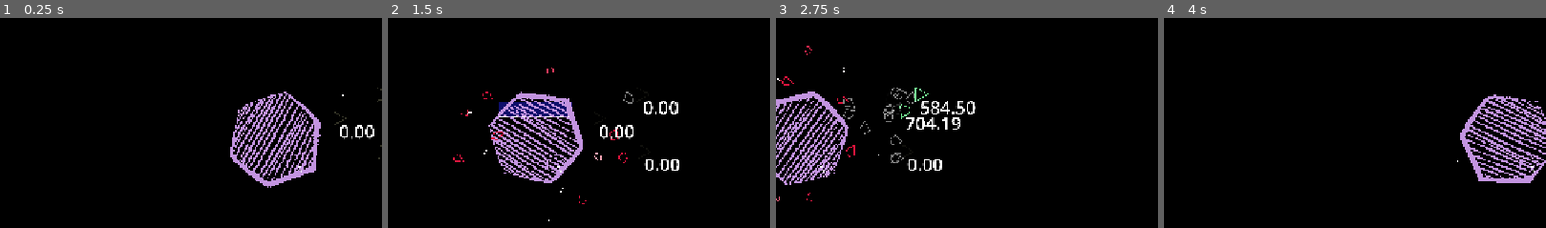
Above: before the commit, frames 1-4 (left to right).
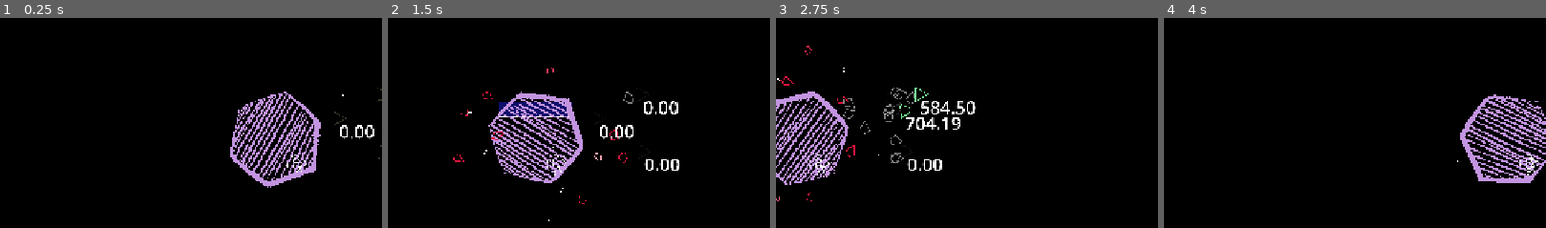
Above: after the commit, the same moments.

Repository: ledtylenol/controller_chaos
Game: Godot game, scene res://global/world.tscn
Two runs of this game, one before a commit and one after it. Both use one fixed random seed, a clock stepped at 60 frames per second and the inputs below.
Inputs (mouse positions are % of the whole screen's width and height, from its top left):
- Up to frame 1 (0.25 s): no input
- Up to frame 2 (1.5 s): tap Enter at 0.5 s; move the mouse to (72, 44) at 0.52 s; hold D (right) 0.53-1.25 s; right-click (72, 44) at 0.6 s; click (72, 44) at 0.67 s; drag from (30, 54) to (59, 44) at 1.27 s
- Up to frame 3 (2.75 s): move the mouse to (60, 27) at 2.02 s; hold D (right) from 2.03 s (still down); tap Mouse wheel up (zoom_in) at 2.1 s
- Up to frame 4 (4 s): release D (right) at 2.75 s; drag from (45, 69) to (60, 27) at 2.77 s; move the mouse to (80, 64) at 3.52 s; hold A (left) from 3.53 s (still down); tap R at 3.6 s
The pictures show only the part of the screen within x 16-66%, y 31-81%; the shares and areas given below are measured in that part.

The runs differ from the first frame. In frame 1, less than 0.1% of the frame differs, in the area x 75-81%, y 61-74%; in frame 2, less than 0.1%; in frame 3, less than 0.1%; in frame 4, less than 0.1%, in the area x 93-98%, y 65-75%.

Commit message:
Added the pentagon sprites

Diff:
--- a/entities/pentagon/pentagon.tscn
+++ b/entities/pentagon/pentagon.tscn
@@ -1,7 +1,12 @@
-[gd_scene load_steps=4 format=3 uid="uid://df8p784rq71f"]
+[gd_scene load_steps=9 format=3 uid="uid://df8p784rq71f"]
 
 [ext_resource type="Script" uid="uid://bigcesetvp1rw" path="res://entities/pentagon/pentagon.gd" id="1_8wh1s"]
 [ext_resource type="Texture2D" uid="uid://2581qjdt83hn" path="res://entities/pentagon/pentagon.png" id="2_ixoeo"]
+[ext_resource type="Texture2D" uid="uid://e8xu8afj28eq" path="res://entities/pentagon/p_body.png" id="3_mlgr3"]
+[ext_resource type="Script" uid="uid://cadmaxbp5r1sa" path="res://animated_sprite.gd" id="4_1r48h"]
+[ext_resource type="Texture2D" uid="uid://25ovoy0yofg1" path="res://entities/pentagon/p_face2.png" id="4_gsxhc"]
+[ext_resource type="Texture2D" uid="uid://com3pjwwrlpag" path="res://entities/pentagon/p_whisker2.png" id="6_47vyl"]
+[ext_resource type="Texture2D" uid="uid://do8jps085d8d8" path="res://entities/pentagon/p_ear.png" id="7_caqaw"]
 
 [sub_resource type="LabelSettings" id="LabelSettings_ixoeo"]
 font_size = 50
@@ -26,3 +31,41 @@
 offset_right = 40.0
 offset_bottom = 23.0
 label_settings = SubResource("LabelSettings_ixoeo")
+
+[node name="newsprite" type="Sprite2D" parent="."]
+texture = ExtResource("3_mlgr3")
+
+[node name="Face" type="Sprite2D" parent="newsprite" node_paths=PackedStringArray("rest_position")]
+texture = ExtResource("4_gsxhc")
+hframes = 5
+script = ExtResource("4_1r48h")
+rest_position = NodePath("../FaceRestPosition")
+metadata/_custom_type_script = "uid://cadmaxbp5r1sa"
+
+[node name="Whisker" type="Sprite2D" parent="newsprite" node_paths=PackedStringArray("rest_position")]
+texture = ExtResource("6_47vyl")
+script = ExtResource("4_1r48h")
+rest_position = NodePath("../WhiskerRestPosition")
+metadata/_custom_type_script = "uid://cadmaxbp5r1sa"
+
+[node name="EarLeft" type="Sprite2D" parent="newsprite" node_paths=PackedStringArray("rest_position")]
+texture = ExtResource("7_caqaw")
+script = ExtResource("4_1r48h")
+rest_position = NodePath("../EarLeftRestPosition")
+metadata/_custom_type_script = "uid://cadmaxbp5r1sa"
+
+[node name="EarRight" type="Sprite2D" parent="newsprite" node_paths=PackedStringArray("rest_position")]
+texture = ExtResource("7_caqaw")
+script = ExtResource("4_1r48h")
+rest_position = NodePath("../EarRightRestPosition")
+metadata/_custom_type_script = "uid://cadmaxbp5r1sa"
+
+[node name="FaceRestPosition" type="Marker2D" parent="newsprite"]
+
+[node name="WhiskerRestPosition" type="Marker2D" parent="newsprite"]
+
+[node name="EarRightRestPosition" type="Marker2D" parent="newsprite"]
+position = Vector2(44, 40)
+
+[node name="EarLeftRestPosition" type="Marker2D" parent="newsprite"]
+position = Vector2(44, -40)
Binary file added: entities/pentagon/p_body.png
Not shown, added: entities/pentagon/p_body.png.import
Binary file added: entities/pentagon/p_ear.png
Not shown, added: entities/pentagon/p_ear.png.import
Binary file added: entities/pentagon/p_face.png
Not shown, added: entities/pentagon/p_face.png.import
Binary file added: entities/pentagon/p_face2.png
Not shown, added: entities/pentagon/p_face2.png.import
Binary file added: entities/pentagon/p_whisker.png
Not shown, added: entities/pentagon/p_whisker.png.import
Binary file added: entities/pentagon/p_whisker2.png
Not shown, added: entities/pentagon/p_whisker2.png.import
